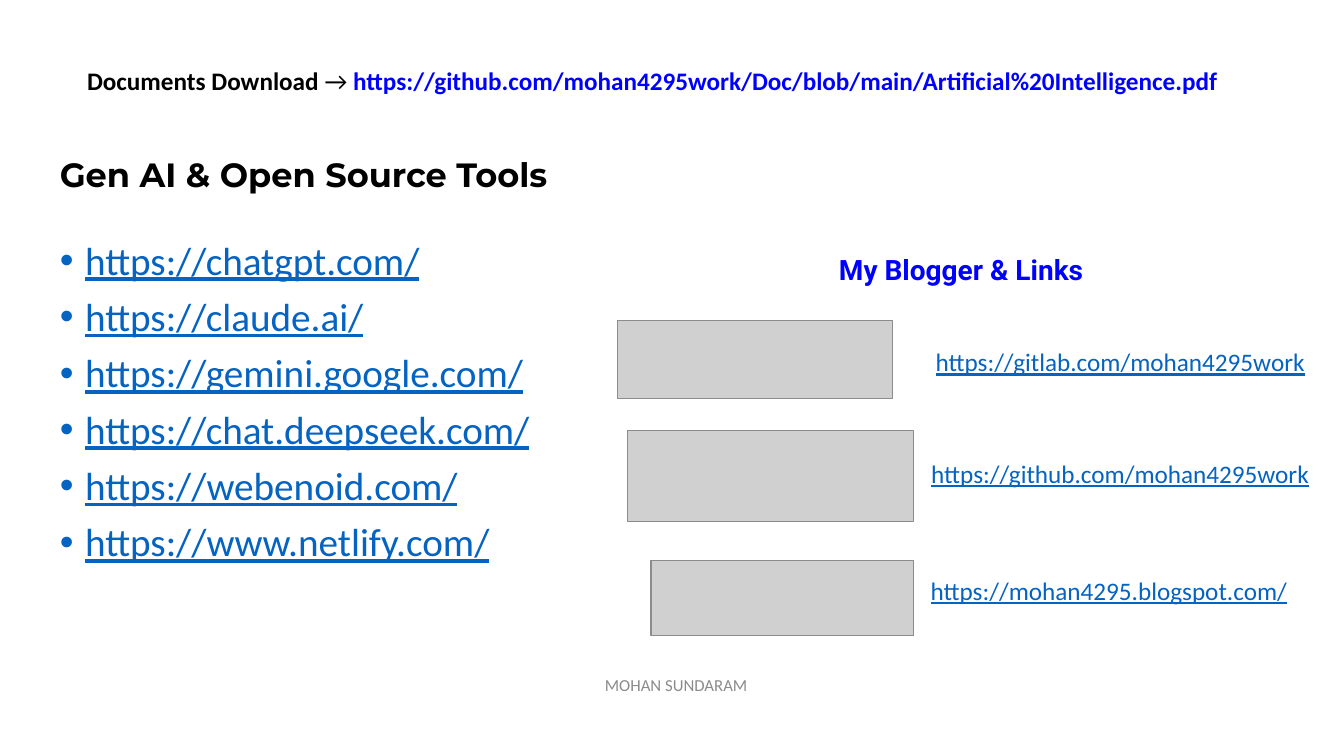
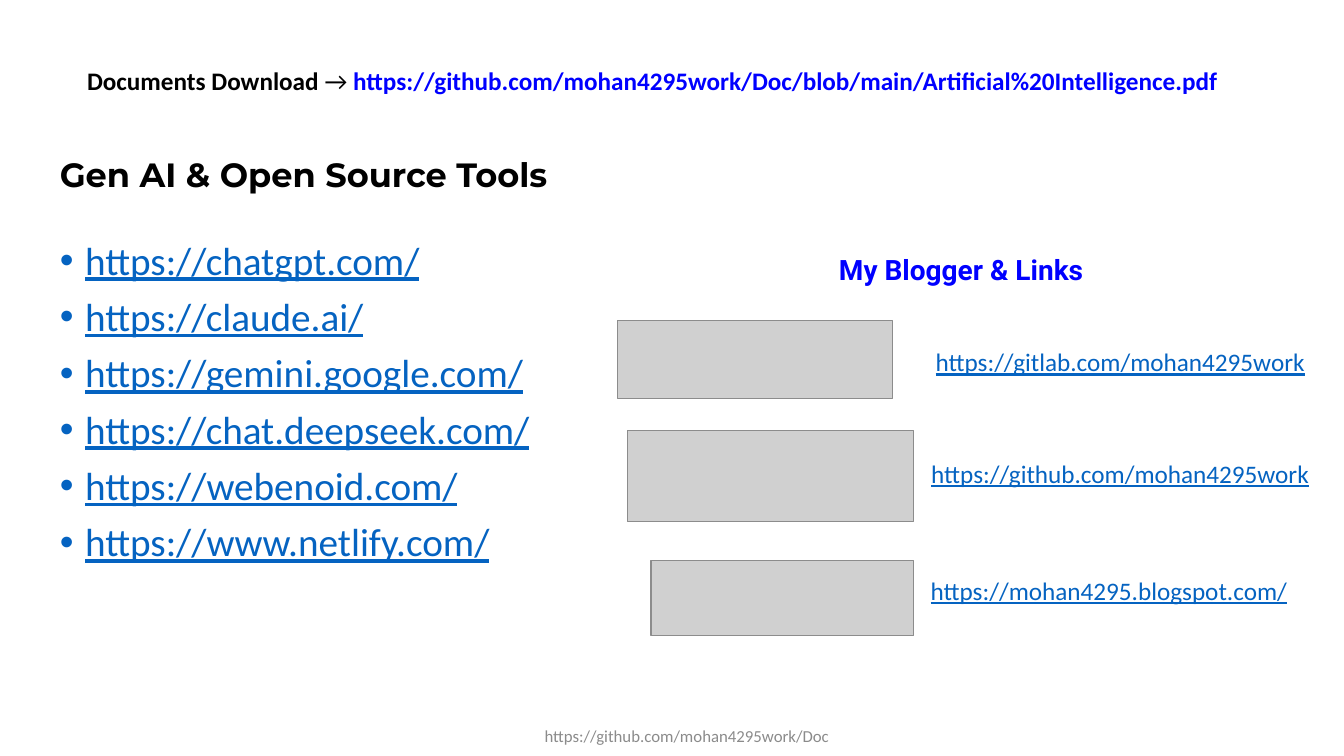
Before and after one commit to mohan4295work/Doc, a slide deck: slide 18 of Artificial Intelligence.pptx. Drawn at 1344x756 pixels with LibreOffice and Linux fonts; fonts in the diff are those of the drawing; grey boxes stand for pictures. Boxes give left, top, right and bottom in pixels: in the first picture for what was removed or moved away, otherwise in the second. Text is boxed around its words. In the diff, an @@ line names an element or a change of style, - is before the commit and + after.

```diff
--- a/Artificial Intelligence.pptx
+++ b/Artificial Intelligence.pptx
@@ text at (545, 730, 829, 745): text changed @@
-MOHAN SUNDARAM
+https://github.com/mohan4295work/Doc
```
Also in this commit, not shown: 18 other slides changed.
